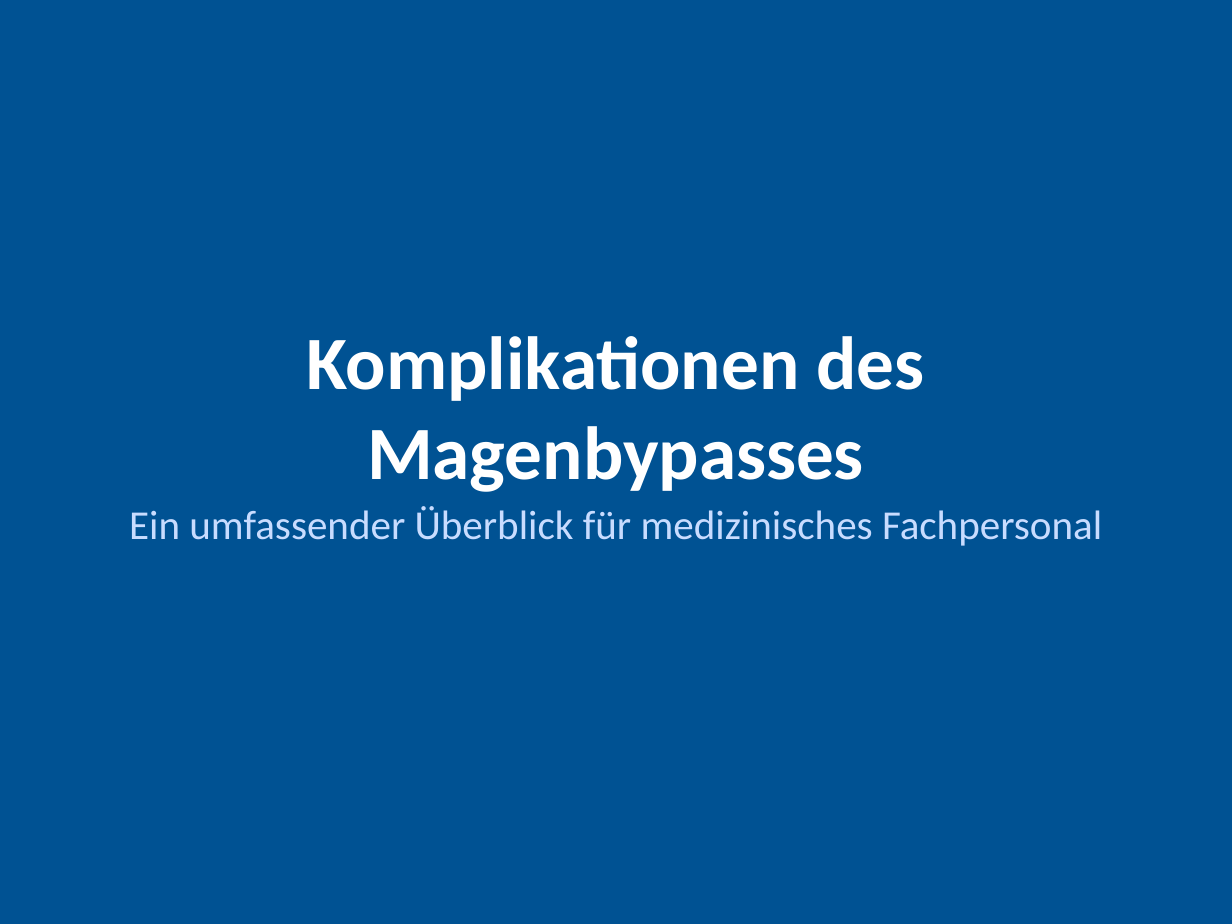
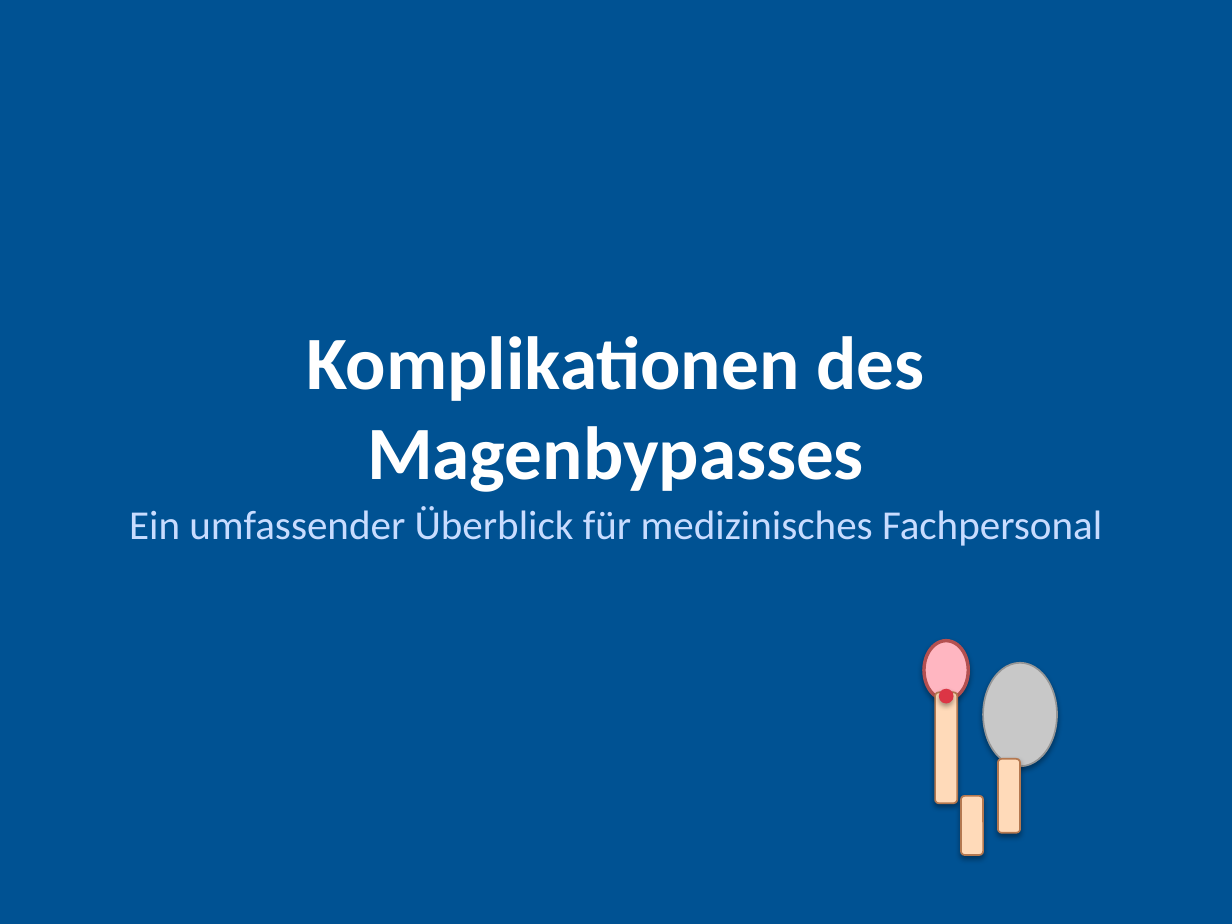
Before and after one commit to yawmanx/Codex-stuff, a slide deck: slide 1 of Komplikationen_Magenbypass.pptx. Drawn at 1232x924 pixels with LibreOffice and Linux fonts; fonts in the diff are those of the drawing. Boxes give left, top, right and bottom in pixels: in the first picture for what was removed or moved away, otherwise in the second. Text is boxed around its words. In the diff, an @@ line names an element or a change of style, - is before the commit and + after.

```diff
--- a/Komplikationen_Magenbypass.pptx
+++ b/Komplikationen_Magenbypass.pptx
@@ ellipse added at bbox=[924, 641, 968, 700], fill #FFB6C1, outline #B45050 2 pt @@
@@ ellipse added at bbox=[939, 689, 954, 703], fill #DC3545 @@
@@ ellipse added at bbox=[983, 663, 1057, 766], fill #C8C8C8, outline #969696 1 pt @@
@@ rounded rectangle added at bbox=[935, 692, 957, 803], fill #FFDAB9, outline #B47850 1 pt @@
@@ rounded rectangle added at bbox=[998, 759, 1020, 833], fill #FFDAB9, outline #B47850 1 pt @@
@@ rounded rectangle added at bbox=[961, 796, 983, 855], fill #FFDAB9, outline #B47850 1 pt @@
```
Also in this commit, not shown: 20 other slides changed, 4 slides added, 3 slides removed, 1 other file.
